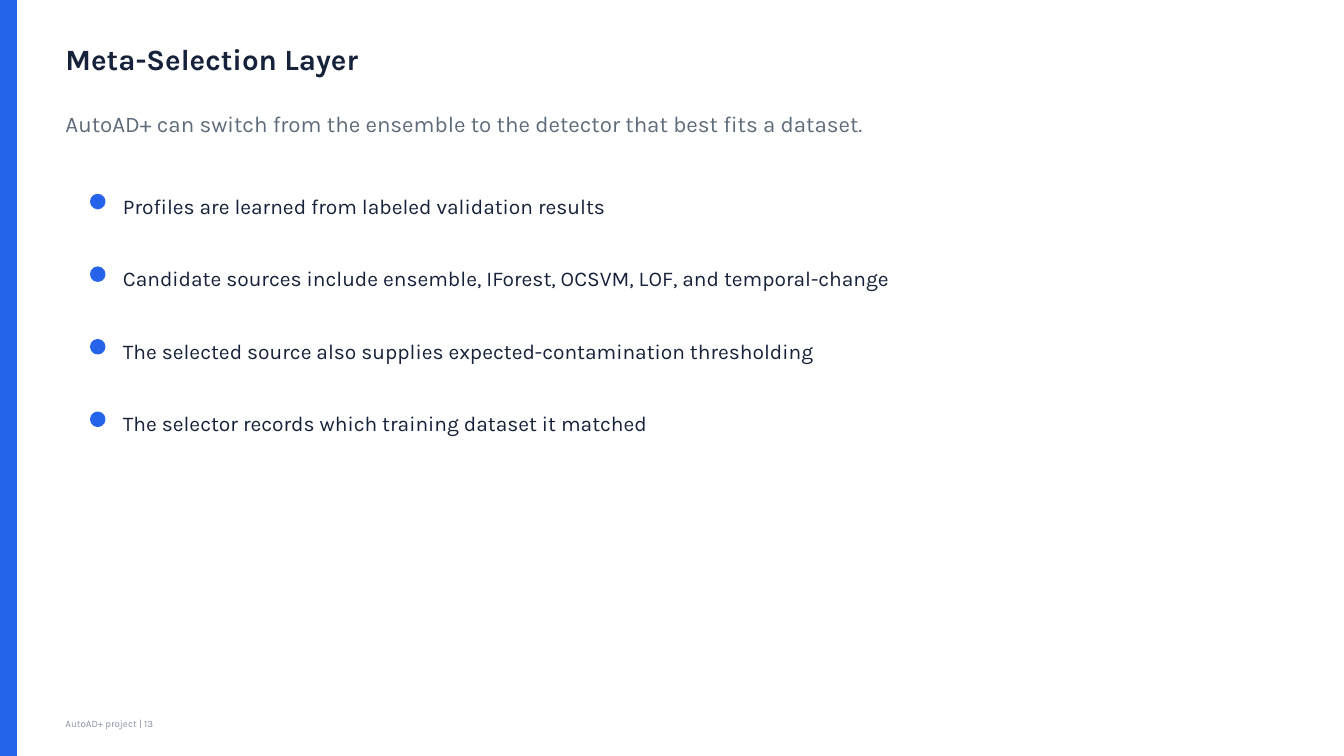
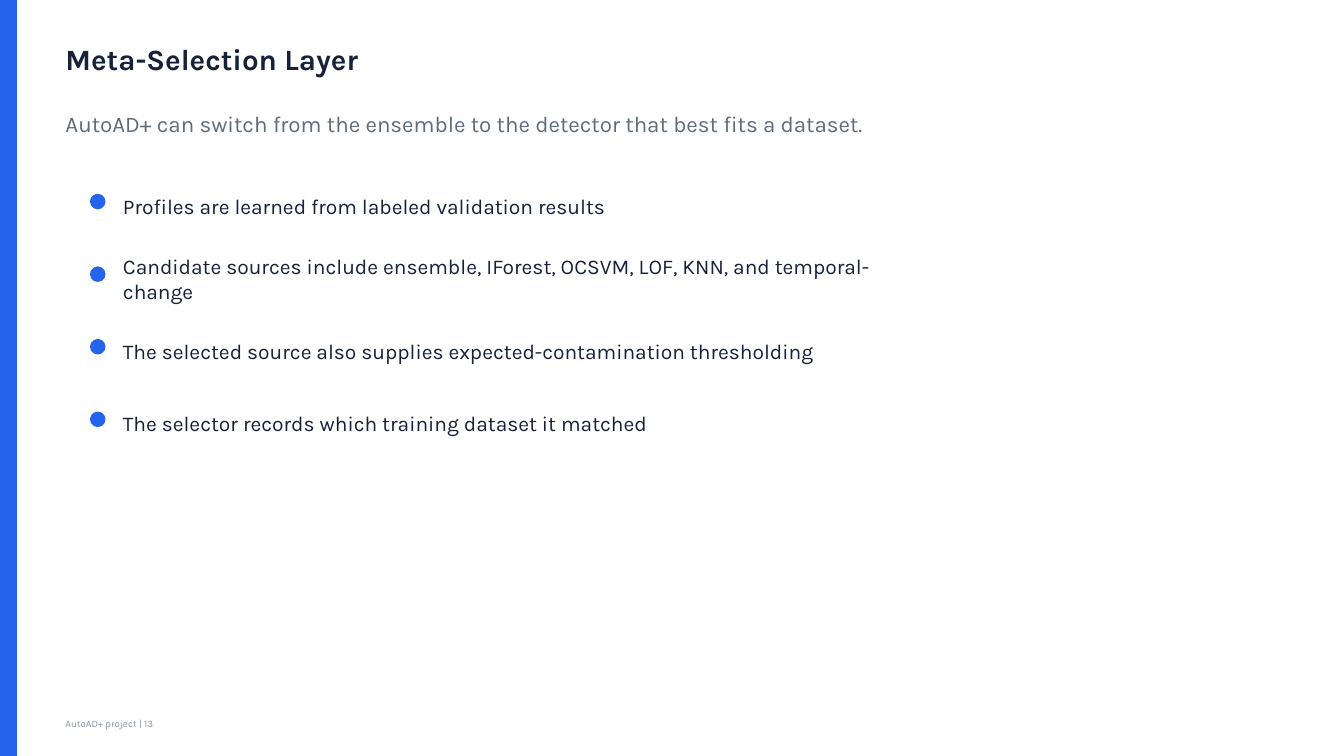
Before and after one commit to 02deno/Automated-Anomaly-Detection-Project, a slide deck: slide 13 of output/presentations/AutoAD_Project_Presentation_updated.pptx. Drawn at 1344x756 pixels with LibreOffice and Linux fonts; fonts in the diff are those of the drawing. Boxes give left, top, right and bottom in pixels: in the first picture for what was removed or moved away, otherwise in the second. Text is boxed around its words. In the diff, an @@ line names an element or a change of style, - is before the commit and + after.

```diff
--- a/output/presentations/AutoAD_Project_Presentation_updated.pptx
+++ b/output/presentations/AutoAD_Project_Presentation_updated.pptx
@@ text at (123, 259, 869, 304): text changed @@
-Candidate sources include ensemble, IForest, OCSVM, LOF, and temporal-change
+Candidate sources include ensemble, IForest, OCSVM, LOF, KNN, and temporal-change
```
Also in this commit, not shown: 10 other slides changed, 7 slides added, 5 slides removed, 7 other files.
